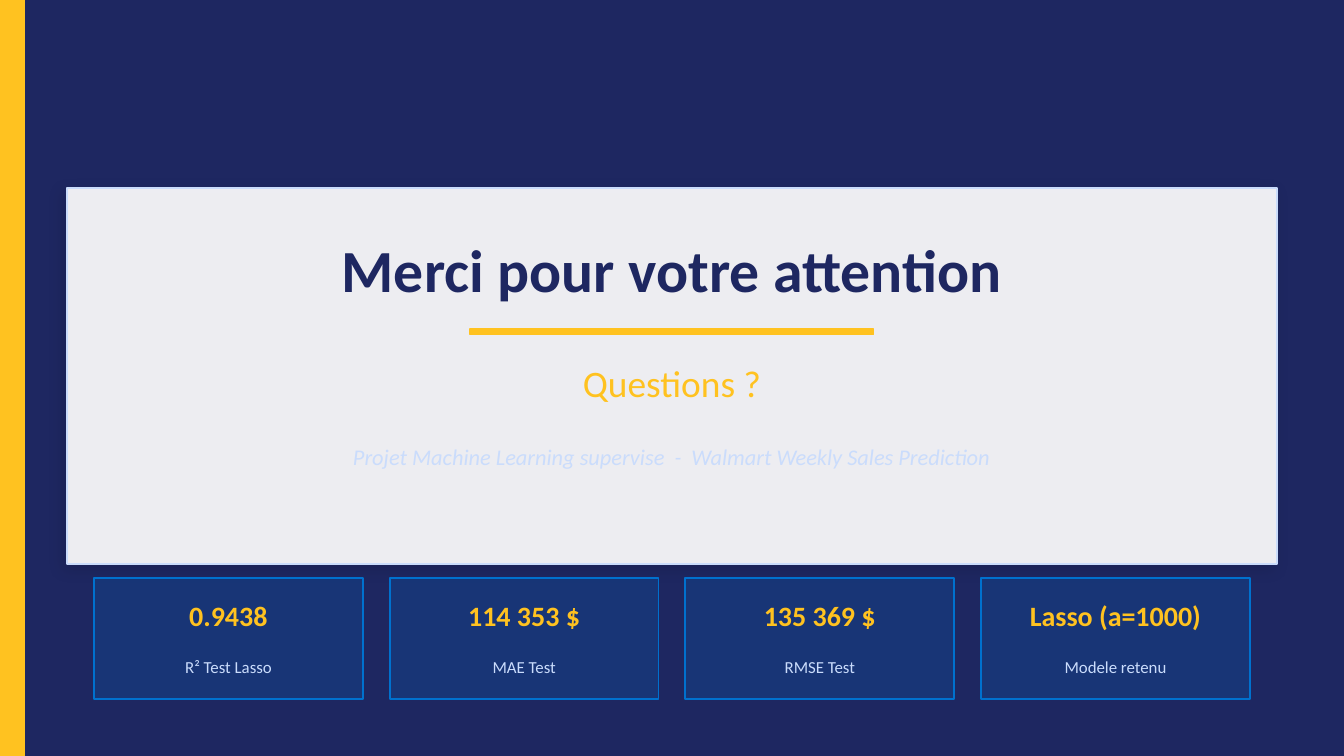
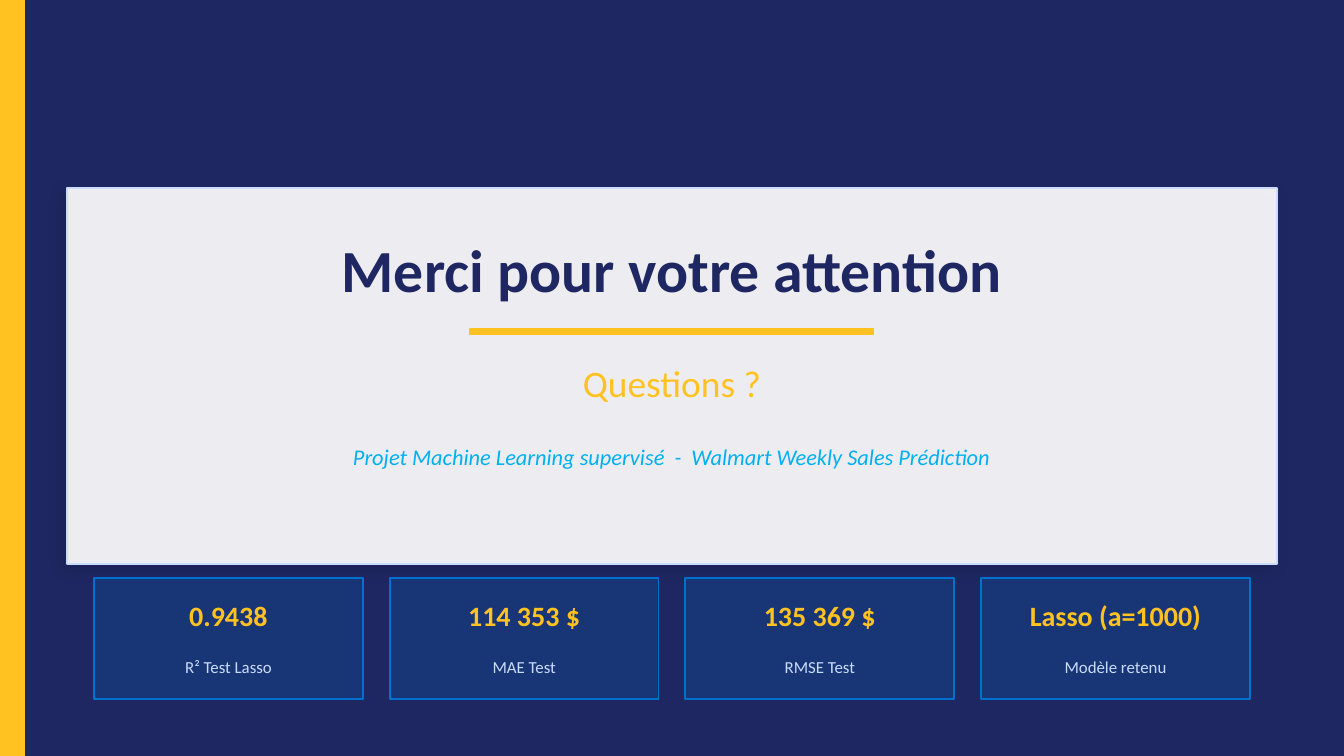
Before and after one commit to AichaFa/2-Projets-Fullstack, a slide deck: slide 12 of 3-Apprentissage automatique/1-soldes Walmart/Walmart_Presentation.pptx (slide 11 before the commit). Drawn at 1344x756 pixels with LibreOffice and Linux fonts; fonts in the diff are those of the drawing. Boxes give left, top, right and bottom in pixels: in the first picture for what was removed or moved away, otherwise in the second. Text is boxed around its words. In the diff, an @@ line names an element or a change of style, - is before the commit and + after.

Commit message:
Mise à jour du projet Walmart : finalisation du prétraitement et des modèles

```diff
--- a/3-Apprentissage automatique/1-soldes Walmart/Walmart_Presentation.pptx
+++ b/3-Apprentissage automatique/1-soldes Walmart/Walmart_Presentation.pptx
@@ text added at (x1=353, y1=449, x2=989, y2=469), 12 pt, text #00B0F0, italic @@
+Projet Machine Learning supervisé - Walmart Weekly Sales Prédiction
@@ text at (x1=1065, y1=661, x2=1166, y2=673): text changed @@
-Modele retenu
+Modèle retenu
```
Also in this commit, not shown: 10 other slides changed, 1 slide added, 4 other files.
